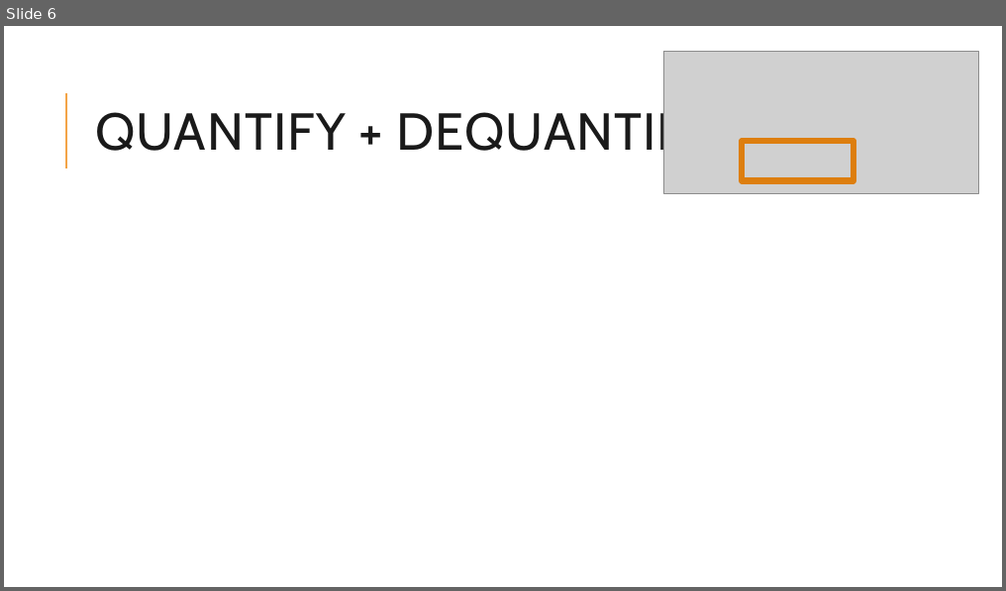
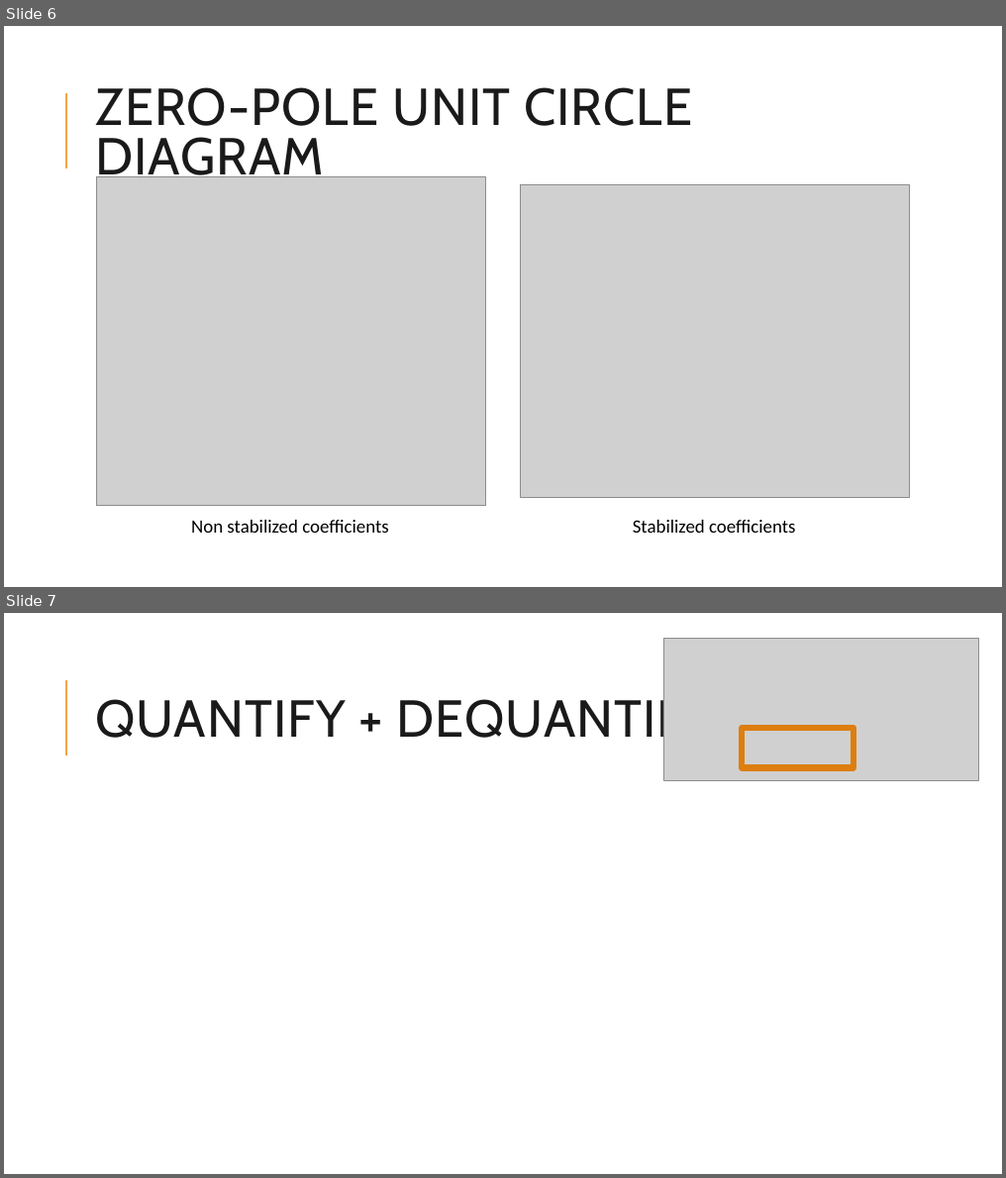
Before and after one commit to paudom/CCAV_1, a slide deck: MPEG 4-LosSeless audio coding.pptx. Shown one above the other, each under a label of ours: slide 6 before the commit, slides 6 and 7 after it. The pictures are 1006x591 and 1006x1178 pixels, drawn with LibreOffice and Linux fonts; fonts in the diff are those of the drawing; grey boxes stand for pictures. Boxes give left, top, right and bottom in pixels: in the first picture for what was removed or moved away, otherwise in the second. Text is boxed around its words. In the diff, an @@ line names an element or a change of style, - is before the commit and + after.

```diff
--- a/MPEG 4-LosSeless audio coding.pptx
+++ b/MPEG 4-LosSeless audio coding.pptx
@@ slide 6 added at (x1=4, y1=26, x2=1002, y2=587), background #FFFFFF; not listed: 1 template element that a slide beside it also shows @@
@@ title added at (x1=95, y1=87, x2=692, y2=186), 50 pt, text #1A1A1A @@
+ZERO-POLE UNIT CIRCLE DIAGRAM
@@ picture added at (x1=97, y1=176, x2=486, y2=506) @@
@@ picture added at (x1=521, y1=185, x2=910, y2=498) @@
@@ text added at (x1=191, y1=520, x2=388, y2=533), 18 pt, text #000000 @@
+Non stabilized coefficients
@@ text added at (x1=633, y1=520, x2=795, y2=533), 18 pt, text #000000 @@
+Stabilized coefficients
@@ what was slide 6 is now slide 7 @@
```
Also in this commit, not shown: 3 slides changed, 4 other slides added, 3 other files.
